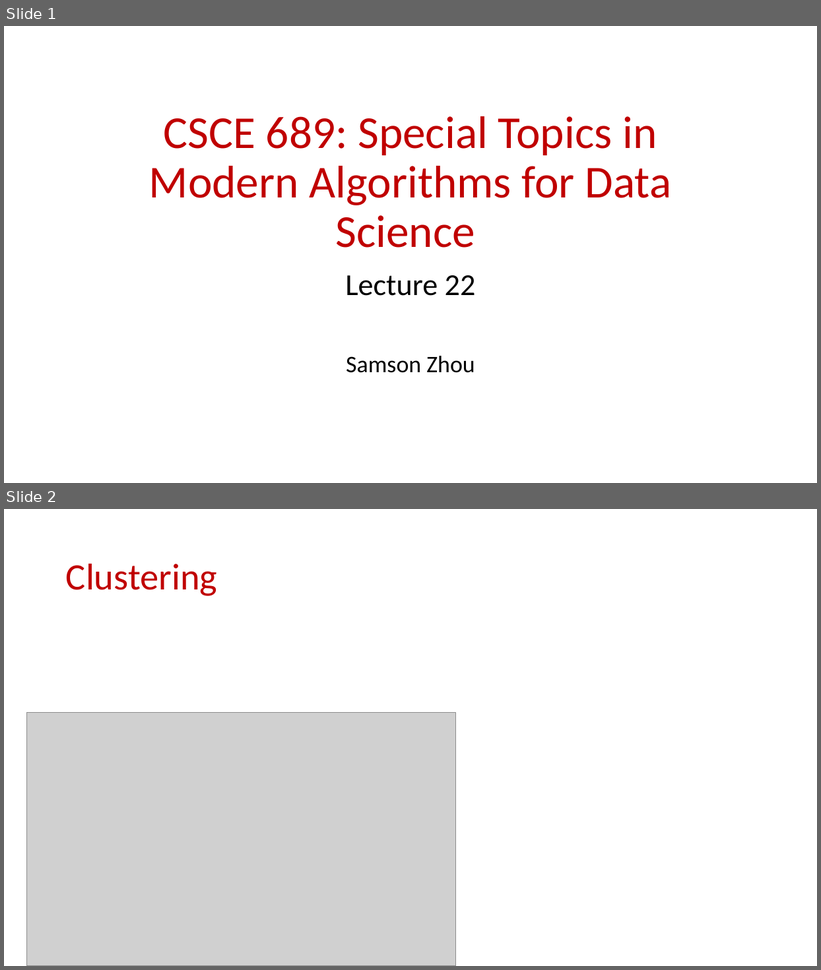
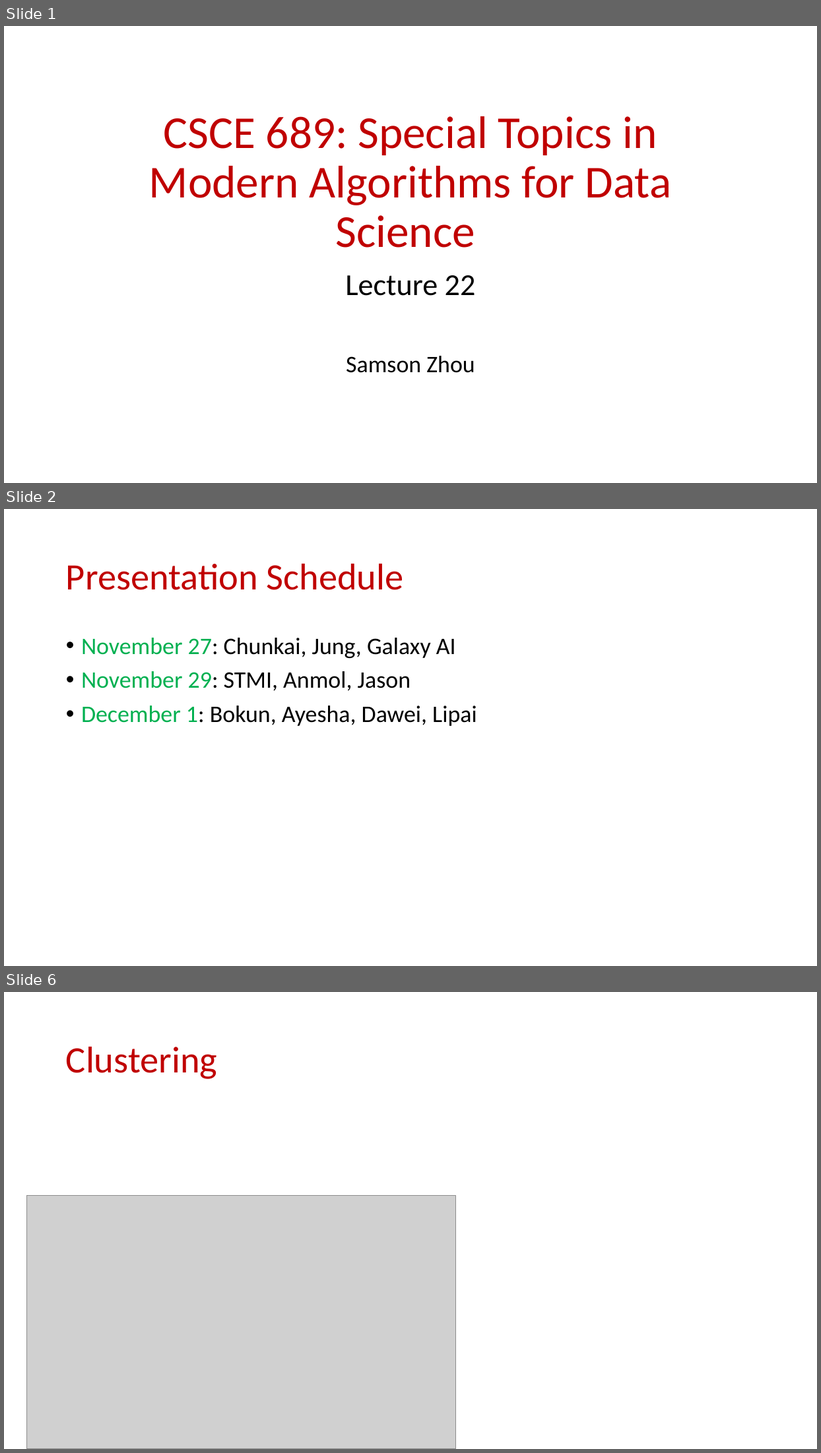
Before and after one commit to samsonzhou/samsonzhou.github.io, a slide deck: CSCE689-23/L22.pptx. Shown one above the other, each under a label of ours: slides 1 and 2 before the commit, slides 1, 2 and 6 after it; the slides between them are not shown. The pictures are 821x970 and 821x1453 pixels, drawn with LibreOffice and Linux fonts; fonts in the diff are those of the drawing; grey boxes stand for pictures. Boxes give left, top, right and bottom in pixels: in the first picture for what was removed or moved away, otherwise in the second. Text is boxed around its words. In the diff, an @@ line names an element or a change of style, - is before the commit and + after.

```diff
--- a/CSCE689-23/L22.pptx
+++ b/CSCE689-23/L22.pptx
@@ slide 2 added at (4,509,817,966), background #FFFFFF @@
@@ title added at (66,563,404,590), 44 pt, text #C00000 @@
+Presentation Schedule
@@ text added at (81,638,477,726), 28 pt, text #000000 @@
+• November 27: Chunkai, Jung, Galaxy AI
+• November 29: STMI, Anmol, Jason
+• December 1: Bokun, Ayesha, Dawei, Lipai
@@ what was slide 2 is now slide 6 @@
```
Also in this commit, not shown: 7 other slides added, 2 other files.
